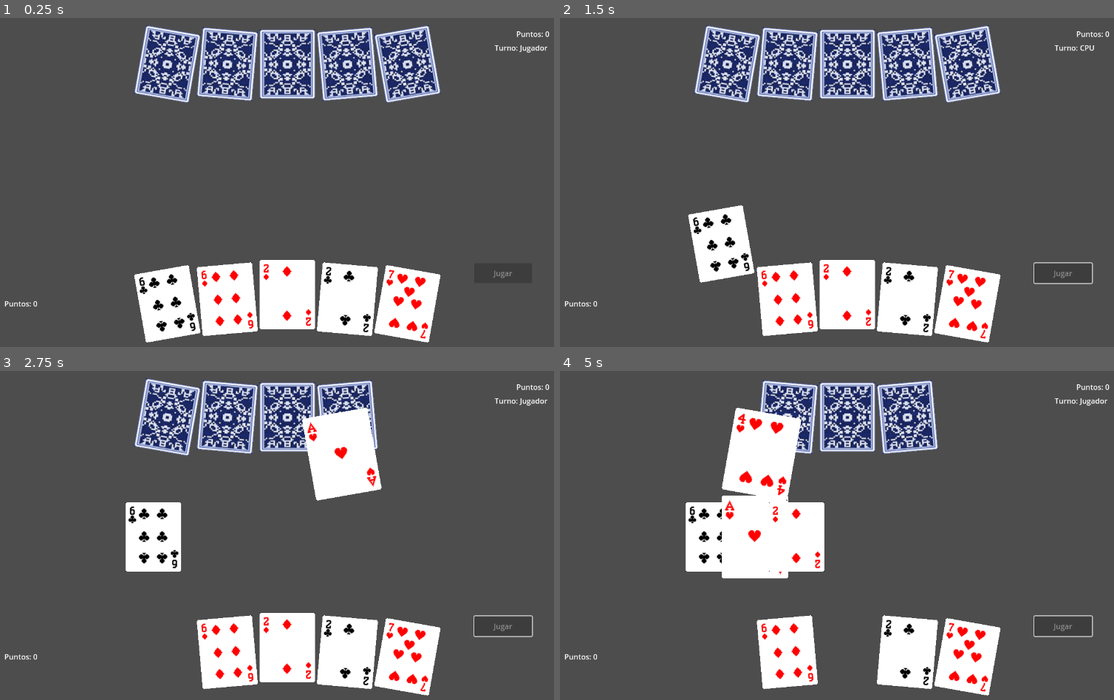
Above: before the commit, frames 1-4 (two rows, left to right).
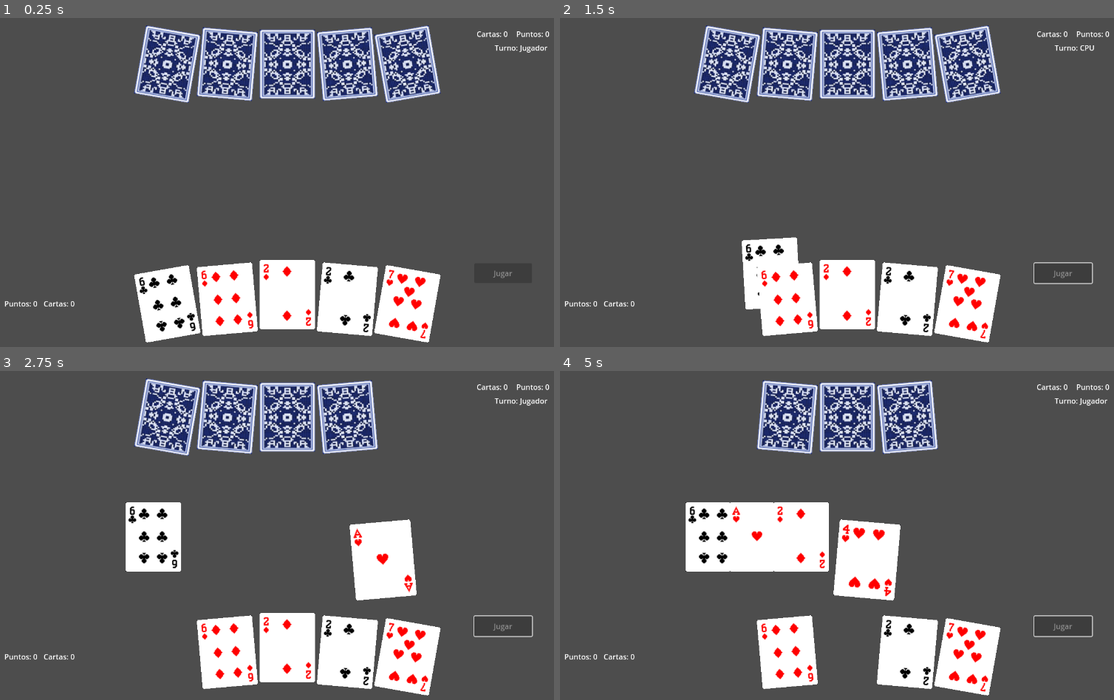
Above: after the commit, the same moments.

Repository: rominaisa1981/cuarenta
Game: Godot game, scene res://scenes/Main.tscn
Two runs of this game, one before a commit and one after it. Both use one fixed random seed, a clock stepped at 60 frames per second and the inputs below.
Inputs (mouse positions are in pixels of both pictures, inside the frame that each line leads up to):
- Up to frame 1 (0.25 s): no input
- Up to frame 2 (1.5 s): tap Enter at 0.5 s; move the mouse to (726, 304) at 0.52 s; click (726, 304) at 0.67 s; click "Jugar" at 1.25 s
- Up to frame 3 (2.75 s): move the mouse to (227, 650) at 2.02 s; click (227, 650) at 2.17 s
- Up to frame 4 (5 s): move the mouse to (848, 647) at 2.77 s; click (848, 647) at 2.92 s; click "Jugar" at 3.5 s; tap Space at 4.25 s; move the mouse to (909, 650) at 4.27 s; click (909, 650) at 4.42 s

The runs differ from the first frame. In frame 1, less than 0.1% of the frame differs, in the area x 7-92%, y 4-88%; in frame 2, 3.1%; in frame 3, 5.7%; in frame 4, 6.7%.

Commit message:
respaldo
respaldo

Diff:
--- a/scenes/Main.tscn
+++ b/scenes/Main.tscn
@@ -42,12 +42,26 @@
 offset_bottom = 631.0
 text = "Puntos: 0"
 
+[node name="CardsPlayerLabel" type="Label" parent="HUD"]
+offset_left = 112.0
+offset_top = 608.0
+offset_right = 184.0
+offset_bottom = 631.0
+text = "Cartas: 0"
+
 [node name="ScoreCPULabel" type="Label" parent="HUD"]
 offset_left = 1136.0
 offset_top = 23.0
 offset_right = 1208.0
 offset_bottom = 46.0
 text = "Puntos: 0"
+
+[node name="CardsCPULabel" type="Label" parent="HUD"]
+offset_left = 1050.0
+offset_top = 23.0
+offset_right = 1122.0
+offset_bottom = 46.0
+text = "Cartas: 0"
 
 [node name="PanelFinPartida" type="Panel" parent="HUD"]
 visible = false
--- a/scripts/Main.gd
+++ b/scripts/Main.gd
@@ -14,6 +14,7 @@
 
 enum Turno { JUGADOR, CPU }
 var turno_actual = Turno.JUGADOR
+var primer_turno = Turno.JUGADOR
 
 var seleccion_mesa: Array = []
 
@@ -28,6 +29,8 @@
 
 func _ready():
 	turno_actual = [Turno.JUGADOR, Turno.CPU].pick_random()
+	primer_turno = turno_actual
+
 	if turno_actual == Turno.CPU:
 		turno_cpu()
 
@@ -43,6 +46,9 @@
 func actualizar_hud():
 	$HUD/ScorePlayerLabel.text = "Puntos: " + str(jugador.puntaje)
 	$HUD/ScoreCPULabel.text = "Puntos: " + str(cpu.puntaje)
+
+	$HUD/CardsPlayerLabel.text = "Cartas: " + str(jugador.cartas_capturadas.size())
+	$HUD/CardsCPULabel.text = "Cartas: " + str(cpu.cartas_capturadas.size())
 
 func _process(delta):
 	$"Jugar Carta".disabled = carta_seleccionada == null or turno_actual != Turno.JUGADOR
@@ -86,42 +92,86 @@
 		add_child(carta)  # 👈 Añadimos directamente al nodo principal, NO a ManoCPU
 		mano_cpu.append(carta)
 
-
-
+func _reorganizar_mesa():
+	print("Reorganizando las cartas de la mesa...")
+	var offset_x = 95
+
+	# Usamos un tween para que la reorganización sea una animación fluida
+	var tween = create_tween()
+
+	for i in range(mesa_cartas.size()):
+		var carta = mesa_cartas[i]
+		var nueva_posicion = Vector2(i * offset_x, 0)
+
+		# Si la carta no está ya en su sitio, la movemos
+		if carta.position != nueva_posicion:
+			# Hacemos que la animación de cada carta sea paralela a las demás
+			tween.parallel().tween_property(carta, "position", nueva_posicion, 0.25).set_trans(Tween.TRANS_SINE)
 
 func colocar_en_mesa(carta: Node2D):
 	var mesa = $Mesa
-	var index = mesa_cartas.size()
-	var offset_x = 90  # separación entre cartas
-
-	# 👇 Posición horizontal desde el borde izquierdo
-	var destino = mesa.global_position + Vector2(index * offset_x, 0)
-
+
+	# 1. LA FUENTE DE VERDAD: Se calcula el índice basado en las cartas
+	# que REALMENTE existen como hijas del nodo Mesa. Esto evita desincronizaciones.
+	var index = mesa.get_child_count()
+
+	print("--- Colocando carta en mesa. Índice calculado: ", index)
+
+	var offset_x = 95  # Aumenté un poco la separación para que se vea mejor
+
+	# 2. POSICIÓN LOCAL: El destino es un vector local relativo a la posición de 'Mesa'.
+	var destino = Vector2(index * offset_x, 0)
+
+	# 3. REPARENTADO SEGURO: Se quita la carta de su padre anterior (Main)
+	# y se añade al nuevo (Mesa).
+	if carta.get_parent():
+		carta.get_parent().remove_child(carta)
+	mesa.add_child(carta)
+
+	# 4. ACTUALIZACIÓN DE ESTADO: Actualizamos el array y las propiedades de la carta.
 	mesa_cartas.append(carta)
 	carta.es_mesa = true
-	carta.main = self
-	mesa.add_child(carta)
-
-	carta.z_index = mesa_cartas.size()
-
-	#carta.rotation_degrees = 0
-	carta.actualizar_sprite()
-	# Mover la carta con animación
+	carta.z_index = index
+
+	# 5. ANIMACIÓN: La animación mueve la posición LOCAL de la carta a su
+	# destino LOCAL dentro de la mesa.
 	var tween = carta.create_tween()
-	tween.tween_property(carta, "position", destino, 0.4).set_trans(Tween.TRANS_SINE).set_ease(Tween.EASE_IN_OUT)
-
-	# Girar la carta para que se vea su cara
-	tween.tween_property(carta, "rotation_degrees", 0, 0.4).set_trans(Tween.TRANS_SINE).set_ease(Tween.EASE_IN_OUT)
-
-	# Redimensionar si deseas
-	#tween.tween_property(carta, "scale", Vector2(2, 2), 0.3)
+	tween.parallel().tween_property(carta, "scale", Vector2(1.5, 1.5), 0.3).set_trans(Tween.TRANS_SINE)
+	tween.parallel().tween_property(carta, "position", destino, 0.3).set_trans(Tween.TRANS_SINE).set_ease(Tween.EASE_IN_OUT)
+	tween.parallel().tween_property(carta, "rotation_degrees", 0, 0.3).set_trans(Tween.TRANS_SINE).set_ease(Tween.EASE_IN_OUT)
+
+#func colocar_en_mesa(carta: Node2D):
+	#var mesa = $Mesa
+	#var index = mesa_cartas.size()
+	#var offset_x = 90  # separación entre cartas
+#
+	## 👇 Posición horizontal desde el borde izquierdo
+	#var destino = mesa.global_position + Vector2(index * offset_x, 0)
+#
+	#mesa_cartas.append(carta)
+	#carta.es_mesa = true
+	#carta.main = self
+	#mesa.add_child(carta)
+	#
+	#carta.z_index = mesa_cartas.size()
+	#
+	##carta.rotation_degrees = 0
+	#carta.actualizar_sprite()
+	## Mover la carta con animación
+	#var tween = carta.create_tween()
+	#tween.tween_property(carta, "position", destino, 0.4).set_trans(Tween.TRANS_SINE).set_ease(Tween.EASE_IN_OUT)
+	#
+	## Girar la carta para que se vea su cara
+	#tween.tween_property(carta, "rotation_degrees", 0, 0.4).set_trans(Tween.TRANS_SINE).set_ease(Tween.EASE_IN_OUT)
+	#
+	## Redimensionar si deseas
+	##tween.tween_property(carta, "scale", Vector2(2, 2), 0.3)
 
 
 func turno_cpu():
-
 	$"Jugar Carta".disabled = true
 	for carta in mano_jugador:
-		carta.get_node("Area2D").input_pickable = false # Desactiva clics en las cartas
+		carta.get_node("Area2D").input_pickable = false
 
 	await get_tree().create_timer(1.0).timeout
 	if mano_cpu.is_empty():
@@ -139,16 +189,23 @@
 	var carta_a_jugar = jugada.carta
 	var captura_a_realizar = jugada.captura
 
-	# Simular que la CPU levanta la carta
 	mano_cpu.erase(carta_a_jugar)
-
-	# --- LÍNEA CORREGIDA ---
-	# Usamos actualizar_sprite() para mostrar la cara de la carta.
 	carta_a_jugar.actualizar_sprite()
 
 	var tween = carta_a_jugar.create_tween()
 	tween.tween_property(carta_a_jugar, "scale", carta_a_jugar.scale * 1.2, 0.3)
 	await tween.finished
+
+	# --- INICIO DE LA CORRECCIÓN ---
+
+	# 1. Revisar si es "Caída" ANTES de procesar la captura
+	if ultima_carta_jugada_en_mesa != null and is_instance_valid(ultima_carta_jugada_en_mesa) and ultima_carta_jugada_en_mesa.numero == carta_a_jugar.numero:
+		print("¡CAÍDA DE LA CPU!")
+		await mostrar_mensaje_evento("¡CAÍDA CPU!")
+		cpu.sumar_puntos(2)
+		# Si la IA no había incluido la carta de la caída en su captura, la añadimos
+		if not captura_a_realizar.has(ultima_carta_jugada_en_mesa):
+			captura_a_realizar.append(ultima_carta_jugada_en_mesa)
 
 	if not captura_a_realizar.is_empty():
 		print("CPU juega ", carta_a_jugar.numero, " y captura ", captura_a_realizar.size(), " cartas.")
@@ -163,22 +220,31 @@
 			mesa_cartas.erase(c)
 			c.queue_free()
 		carta_a_jugar.queue_free()
+
+		# 2. Revisar si fue "Limpia" DESPUÉS de quitar las cartas
+		if mesa_cartas.is_empty():
+			print("¡LIMPIA DE LA CPU!")
+			await mostrar_mensaje_evento("¡LIMPIA CPU!")
+			cpu.sumar_puntos(2)
+
 		_actualizar_vistas_capturadas()
+		_reorganizar_mesa()
+
 	else:
 		print("CPU descarta ", carta_a_jugar.numero)
 		colocar_en_mesa(carta_a_jugar)
 		ultima_carta_jugada_en_mesa = carta_a_jugar
 
+	# --- FIN DE LA CORRECCIÓN ---
+
 	actualizar_hud()
 	_revisar_ganador()
 	_revisar_fin_de_mano()
 
-	 # Reactivar controles al final
 	for carta in mano_jugador:
 		carta.get_node("Area2D").input_pickable = true
 	turno_actual = Turno.JUGADOR
 
-	turno_actual = Turno.JUGADOR
 	print("Turno del Jugador.")
 
 
@@ -240,26 +306,70 @@
 
 			container.add_child(carta_visual)
 
+# scripts/Main.gd
+
 func _terminar_partida():
-	# --- Lógica del "Cartón" (puntuación final por cartas capturadas) ---
 	var total_jugador = jugador.cartas_capturadas.size()
 	var total_cpu = cpu.cartas_capturadas.size()
 
-	print("Puntuación del Cartón: Jugador [", total_jugador, "] vs CPU [", total_cpu, "]")
+	var puntos_jugador = 0
+	var puntos_cpu = 0
+
+	print("--- Fin de la Partida: Puntuación del Cartón (Reglas C++) ---")
+	print("Cartas del Jugador: ", total_jugador)
+	print("Cartas de la CPU: ", total_cpu)
+
+	# --- Regla: Puntuación si se tienen 20 o más cartas ---
+	if total_jugador >= 20:
+		puntos_jugador = 6 + (total_jugador - 20)
+		# Regla: Si el total es impar, se suma un punto extra
+		if total_jugador % 2 != 0:
+			puntos_jugador += 1
+		jugador.sumar_puntos(puntos_jugador)
+		print("Jugador gana cartón: +%d puntos" % puntos_jugador)
+		await mostrar_mensaje_evento("Ganas cartón (+%d Pts)" % puntos_jugador)
+
+	if total_cpu >= 20:
+		puntos_cpu = 6 + (total_cpu - 20)
+		# Regla: Si el total es impar, se suma un punto extra
+		if total_cpu % 2 != 0:
+			puntos_cpu += 1
+		cpu.sumar_puntos(puntos_cpu)
+		print("CPU gana cartón: +%d puntos" % puntos_cpu)
+		await mostrar_mensaje_evento("CPU gana cartón (+%d Pts)" % puntos_cpu)
+
+	# --- Regla: Empate con menos de 20 cartas ---
+	if total_jugador == total_cpu and total_jugador < 20:
+		print("Empate en cartas. Gana el que no fue primer turno.")
+		# Se dan 2 puntos al jugador que NO inició la ronda
+		if primer_turno == Turno.JUGADOR:
+			cpu.sumar_puntos(2)
+			await mostrar_mensaje_evento("CPU gana por empate (+2 Pts)")
+		else:
+			jugador.sumar_puntos(2)
+			await mostrar_mensaje_evento("Ganas por empate (+2 Pts)")
 
 	if total_jugador > total_cpu:
-		jugador.sumar_puntos(2) # En el juego real, las reglas varían, esto es un ejemplo.
+		jugador.sumar_puntos(2)
+		await mostrar_mensaje_evento("Ganas el cartón (+2 Pts)")
 	elif total_cpu > total_jugador:
 		cpu.sumar_puntos(2)
-	# En caso de empate, usualmente gana la "mano" o se dan puntos. Por ahora lo dejamos así.
-
+		await mostrar_mensaje_evento("CPU gana el cartón (+2 Pts)")
+
+	# Pequeña pausa para que se lean los mensajes
+	await get_tree().create_timer(1.5).timeout
+
+	# Actualizar el marcador y mostrar la pantalla final
 	actualizar_hud()
-
-	# --- Mostrar pantalla de fin de partida ---
-	_revisar_ganador()
-
-
-func _revisar_ganador():
+	# Después de sumar puntos del cartón, revisamos si alguien ganó EL JUEGO
+	if not _revisar_ganador():
+		# Si nadie ha ganado, iniciamos una nueva ronda
+		_iniciar_nueva_ronda()
+
+
+func _revisar_ganador() -> bool:
+	# Esta función ahora solo comprueba si se cumplió la condición de victoria (>= 40).
+	# Devuelve 'true' si el juego terminó, y 'false' si no.
 	var ganador = ""
 	if jugador.puntaje >= 40:
 		ganador = "¡Ganaste la partida!"
@@ -270,6 +380,9 @@
 		$HUD/PanelFinPartida/TituloLabel.text = "Fin del Juego"
 		$HUD/PanelFinPartida/ResultadoLabel.text = ganador
 		$HUD/PanelFinPartida.visible = true
+		return true # El juego ha terminado
+
+	return false # El juego continúa
 
 func repartir_cartas_jugador(cantidad: int):
 	var escala = 1.5
@@ -377,24 +490,26 @@
 	var es_captura_valida = validar_captura(carta, seleccion_mesa)
 
 	# --- Lógica de "Caída" ---
-	if ultima_carta_jugada_en_mesa != null and ultima_carta_jugada_en_mesa.numero == carta.numero:
+	if ultima_carta_jugada_en_mesa != null and is_instance_valid(ultima_carta_jugada_en_mesa) and ultima_carta_jugada_en_mesa.numero == carta.numero:
 		print("¡CAÍDA!")
 		await mostrar_mensaje_evento("¡CAÍDA!")
 		jugador.sumar_puntos(2)
-		# En una caída, te llevas la carta que provocó la caída.
-		seleccion_mesa.append(ultima_carta_jugada_en_mesa)
-		es_captura_valida = true # Una caída siempre es una captura válida
+
+		# ✅ CORRECCIÓN: Solo añadimos la carta si el jugador no la seleccionó manualmente.
+		if not seleccion_mesa.has(ultima_carta_jugada_en_mesa):
+			seleccion_mesa.append(ultima_carta_jugada_en_mesa)
+
+		es_captura_valida = true
 
 	# --- Procesar el resultado de la jugada ---
 	if es_captura_valida:
+		# (El resto de esta sección queda igual)
 		print("Captura exitosa!")
 		var datos_cartas_capturadas = []
 		for c in [carta] + seleccion_mesa:
 			datos_cartas_capturadas.append({"numero": c.numero, "palo": c.palo})
-
 		jugador.agregar_capturadas(datos_cartas_capturadas)
 
-		# Eliminar las cartas de la pantalla
 		for c in seleccion_mesa:
 			mesa_cartas.erase(c)
 			c.queue_free()
@@ -402,32 +517,34 @@
 		mano_jugador.erase(carta)
 		carta.queue_free()
 
-		# --- Lógica de "Limpia" ---
 		if mesa_cartas.is_empty():
-			print("¡LIMPIA!")
 			await mostrar_mensaje_evento("¡LIMPIA!")
 			jugador.sumar_puntos(2)
+
+		seleccion_mesa.clear()
 		_actualizar_vistas_capturadas()
+		_reorganizar_mesa()
+
 	else:
+		# (Esta sección 'else' queda igual)
 		print("Jugada no válida o descarte. Colocando carta en la mesa.")
-		# Si no es una captura válida, la carta se va a la mesa
 		mano_jugador.erase(carta)
 		colocar_en_mesa(carta)
-		ultima_carta_jugada_en_mesa = carta # Actualizamos la última carta en mesa para la "caída"
-
-	# --- Limpieza y cambio de turno ---
-	for c in seleccion_mesa: # Deselecciona visualmente lo que quedara
-		c.deseleccionar_visualmente()
-	seleccion_mesa.clear()
-
+		ultima_carta_jugada_en_mesa = carta
+
+		for c in seleccion_mesa:
+			c.deseleccionar_visualmente()
+		seleccion_mesa.clear()
+
+	# --- Limpieza final y cambio de turno (esto queda igual) ---
 	carta_seleccionada = null
 	actualizar_hud()
 	_revisar_ganador()
-
 	_revisar_fin_de_mano()
 
 	turno_actual = Turno.CPU
 	turno_cpu()
+
 
 
 
@@ -595,3 +712,33 @@
 	actualizar_hud()
 	_revisar_ganador()
 	$HUD/RondaButton.visible = false # Ocultamos el botón después de usarlo
+
+func _iniciar_nueva_ronda():
+	await mostrar_mensaje_evento("INICIANDO NUEVA RONDA", 2.0)
+
+	# 0. Limpiar las cartas sobrantes de la mesa --- INICIO DE LA CORRECCIÓN ---
+	for carta in mesa_cartas:
+		if is_instance_valid(carta):
+			carta.queue_free() # Elimina el nodo de la carta de la partida
+	mesa_cartas.clear() # Vacía el array que las controlaba
+
+	# 1. Resetear el estado de los jugadores para la ronda (no el puntaje)
+	jugador.reset_para_nueva_ronda()
+	cpu.reset_para_nueva_ronda()
+	_actualizar_vistas_capturadas() # Limpia visualmente las capturas
+
+	# 2. Crear y barajar un mazo nuevo
+	deck.crear_mazo()
+	deck.barajar()
+
+
+	# 3. Repartir las primeras manos de la nueva ronda
+	repartir_cartas_jugador(5)
+	repartir_mano_cpu(5)
+	actualizar_hud()
+
+	# 4. Asignar el turno (puedes alternarlo si quieres, por ahora es aleatorio)
+	turno_actual = [Turno.JUGADOR, Turno.CPU].pick_random()
+	primer_turno = turno_actual
+	if turno_actual == Turno.CPU:
+		turno_cpu()
--- a/scripts/Player.gd
+++ b/scripts/Player.gd
@@ -15,6 +15,9 @@
 func agregar_capturadas(cartas: Array):
 	cartas_capturadas.append_array(cartas)
 
+func reset_para_nueva_ronda():
+	cartas_capturadas.clear()
+
 func reset():
 	puntaje = 0
 	cartas_capturadas.clear()
Not shown, added: scenes (3).zip
Not shown, added: scripts (3).zip
